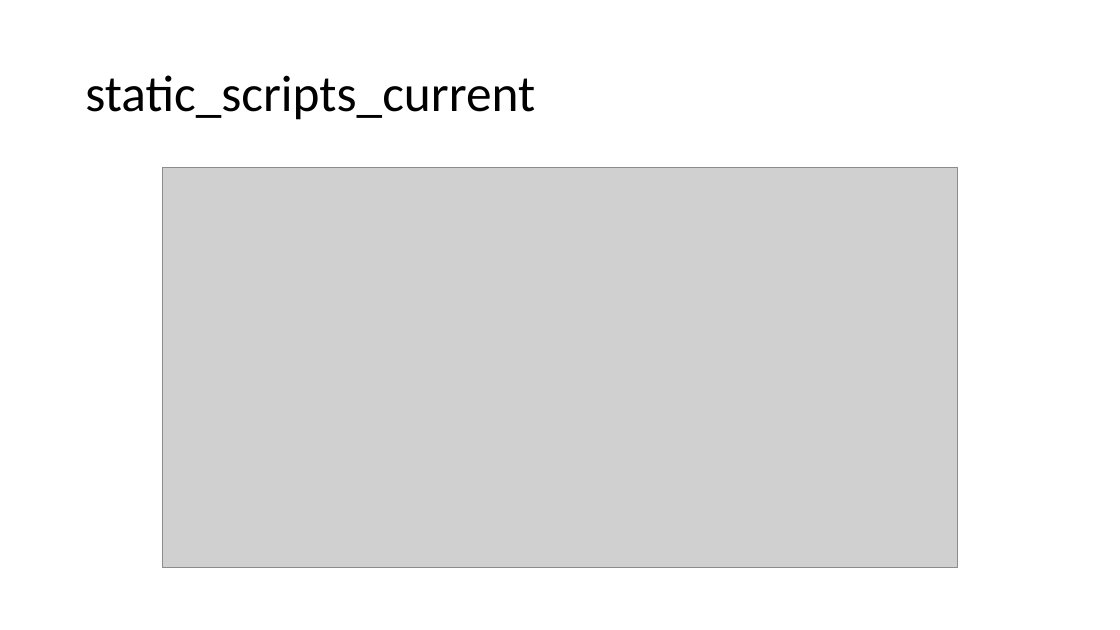
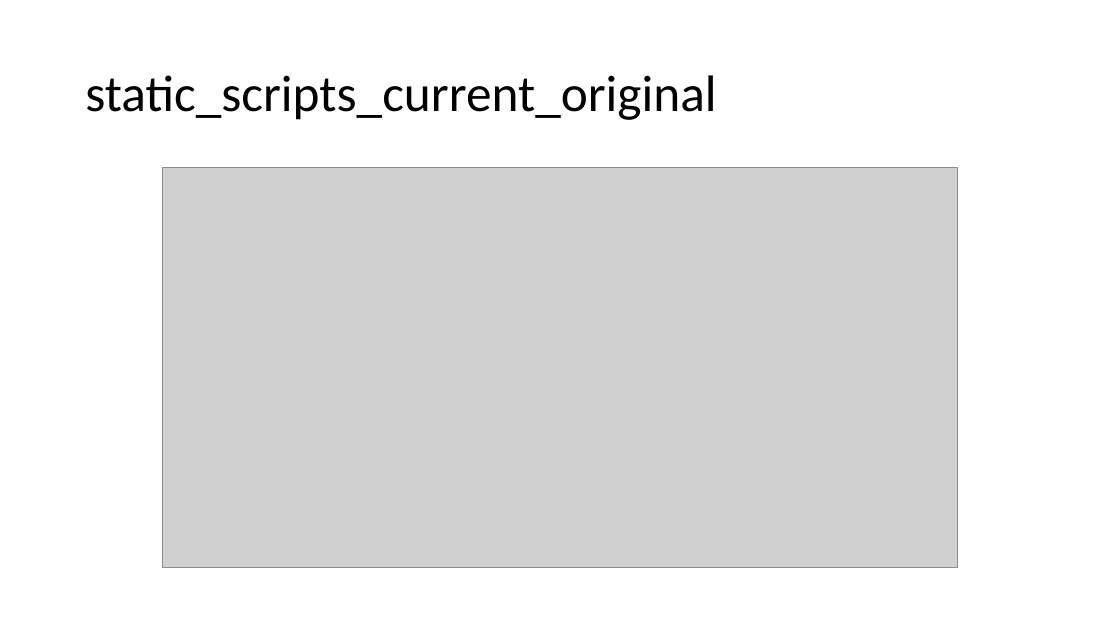
Before and after one commit to novakovicluka97/battery_parameter_parsing, a slide deck: slide 10 of Docs/First output model for Typhoon 15.10.2022.pptx (slide 8 before the commit). Drawn at 1120x630 pixels with LibreOffice and Linux fonts; fonts in the diff are those of the drawing; grey boxes stand for pictures. Boxes give left, top, right and bottom in pixels: in the first picture for what was removed or moved away, otherwise in the second. Text is boxed around its words. In the diff, an @@ line names an element or a change of style, - is before the commit and + after.

```diff
--- a/Docs/First output model for Typhoon 15.10.2022.pptx
+++ b/Docs/First output model for Typhoon 15.10.2022.pptx
@@ title at (85, 75, 716, 120): text changed @@
-static_scripts_current
+static_scripts_current_original
```
Also in this commit, not shown: 1 other slide changed, 9 slides added, 1 slide removed, 5 other files.
